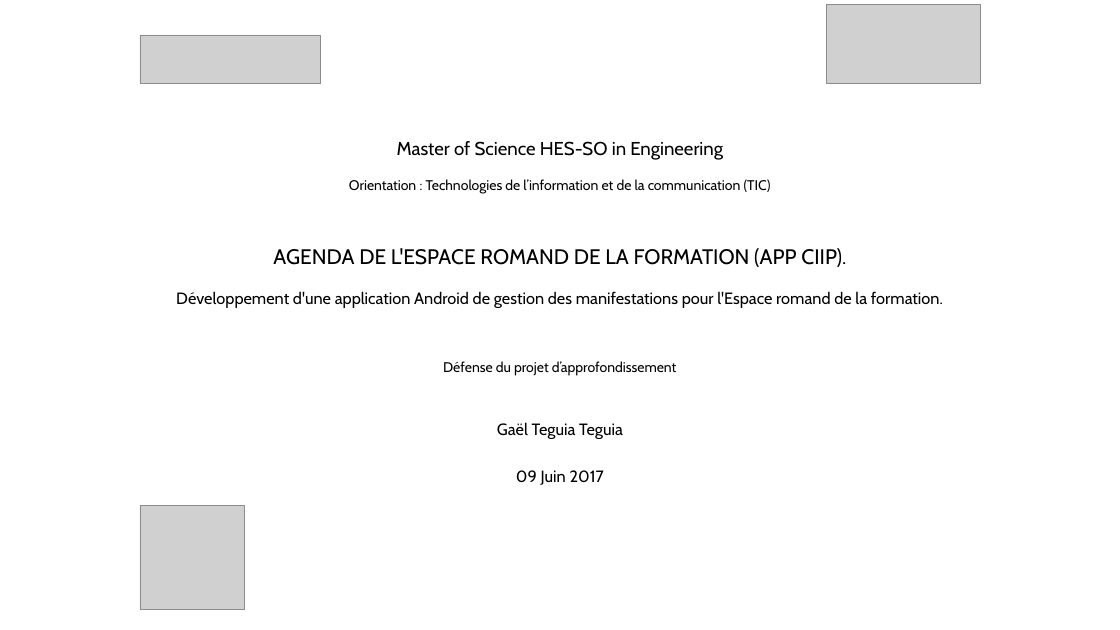
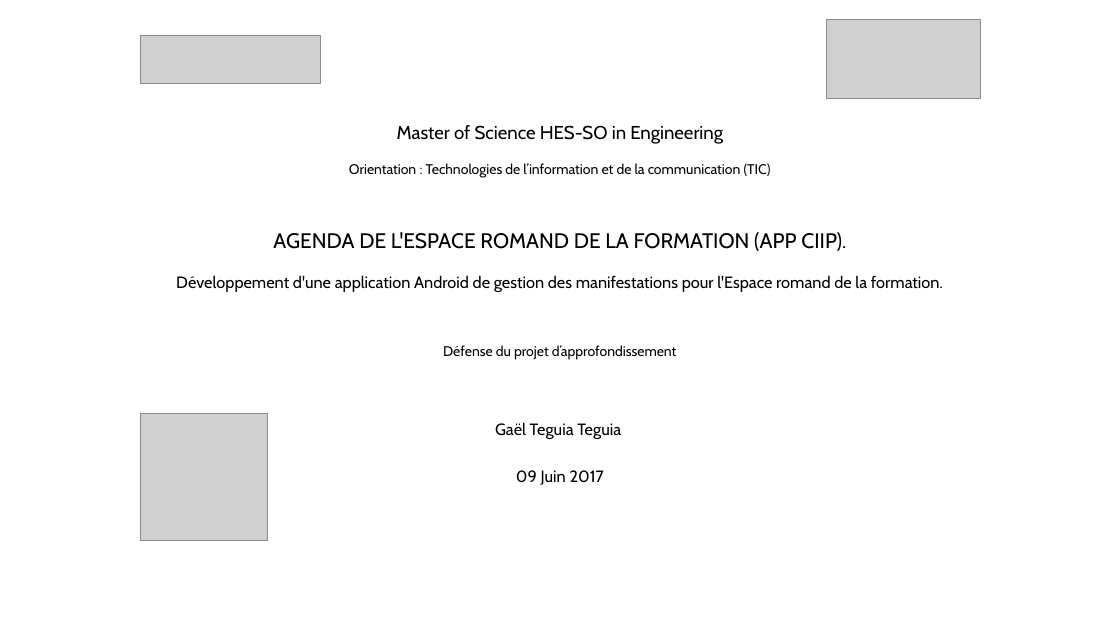
Before and after one commit to gaelteguia/appciip, a slide deck: slide 1 of Defense PA GTT.pptx. Drawn at 1120x630 pixels with LibreOffice and Linux fonts; fonts in the diff are those of the drawing; grey boxes stand for pictures. Boxes give left, top, right and bottom in pixels: in the first picture for what was removed or moved away, otherwise in the second. Text is boxed around its words. In the diff, an @@ line names an element or a change of style, - is before the commit and + after.

```diff
--- a/Defense PA GTT.pptx
+++ b/Defense PA GTT.pptx
@@ picture: place and size @@
-picture at [826, 4, 980, 83]
+picture at [826, 19, 980, 98]
@@ title "Master of Science HES-SO in ...": place and size @@
-title "Master of Science HES-SO in ..." at [176, 141, 943, 376]
+title "Master of Science HES-SO in ..." at [176, 125, 943, 360]
@@ picture: place and size @@
-picture at [140, 506, 245, 610]
+picture at [140, 413, 267, 540]
```
Also in this commit, not shown: 12 other slides changed, 2 slides removed.
